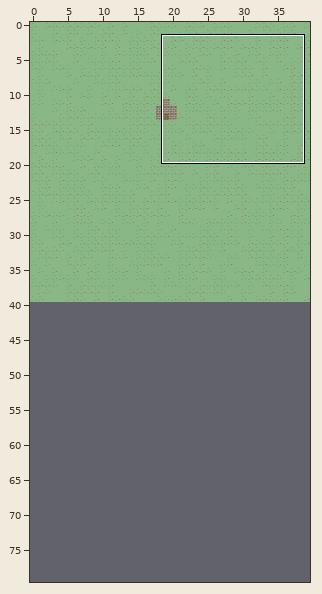
Tiled map -- Content/Maps/map.tmx. Above, an overview of the earlier version with the close-up marked.
Close-up. Before the edit:
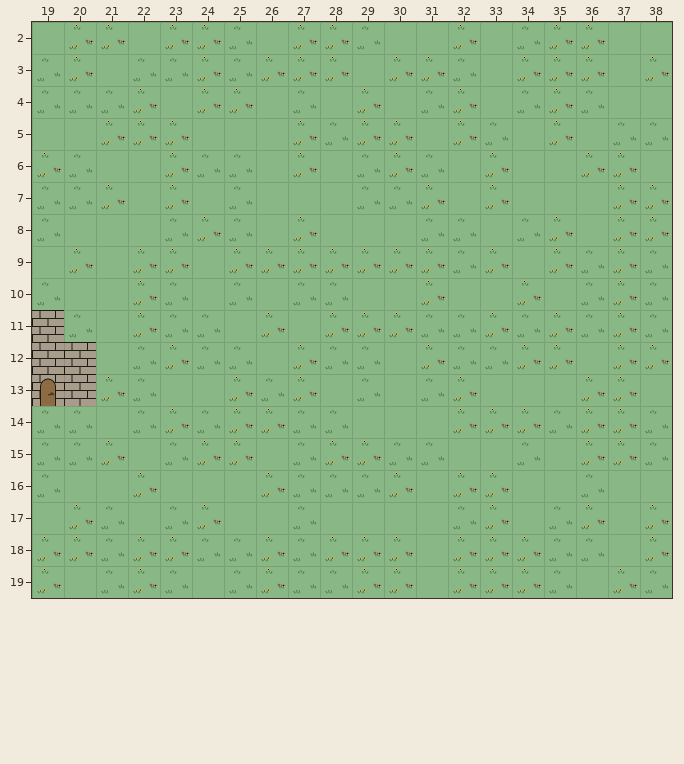
Cells are 64x64 px. Shown: x 19..38, y 2..19. The commit also changed other parts of the map, which this record leaves out. The old version is drawn lined up with the new one.
And afterwards:
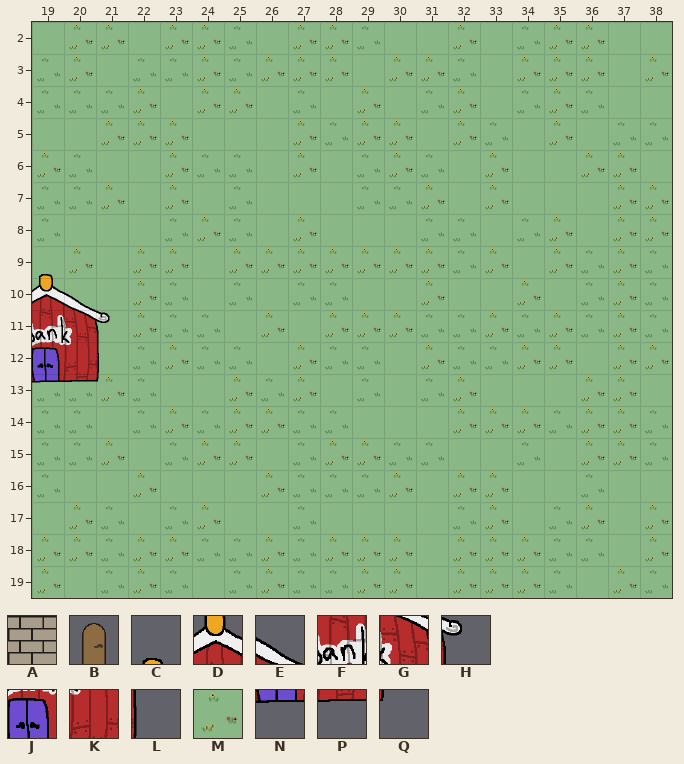
Key: from "tilemap": A 3, B 4, C 57, D 69, E 70, F 81, G 82, H 83, J 93, K 94, L 95, M 96, N 105, P 106, Q 107.
_ is an empty cell.
See-through tiles are keyed as they look on the map.
Changes in this commit:
map size 40x40 -> 40x80 cells
Layer "buildings":
y 11: x 19..20 A_ -> FG
y 12: x 19..20 AA -> JK
y 13: x 19..21 AA_ -> NPQ
Layer "overlay":
y 9: x 19 _ -> C
y 10: x 19..20 __ -> DE
y 11: x 21 _ -> H
y 12: x 21 _ -> L
y 13: x 19 B -> _
Layer "walls" (now hidden):
y 11: x 19 M -> _
y 12..13: x 19..20 MM -> __
Pixel boxes of the changes (left, top, right, bottom) in both close-ups:
changed: (32, 274, 110, 406)
